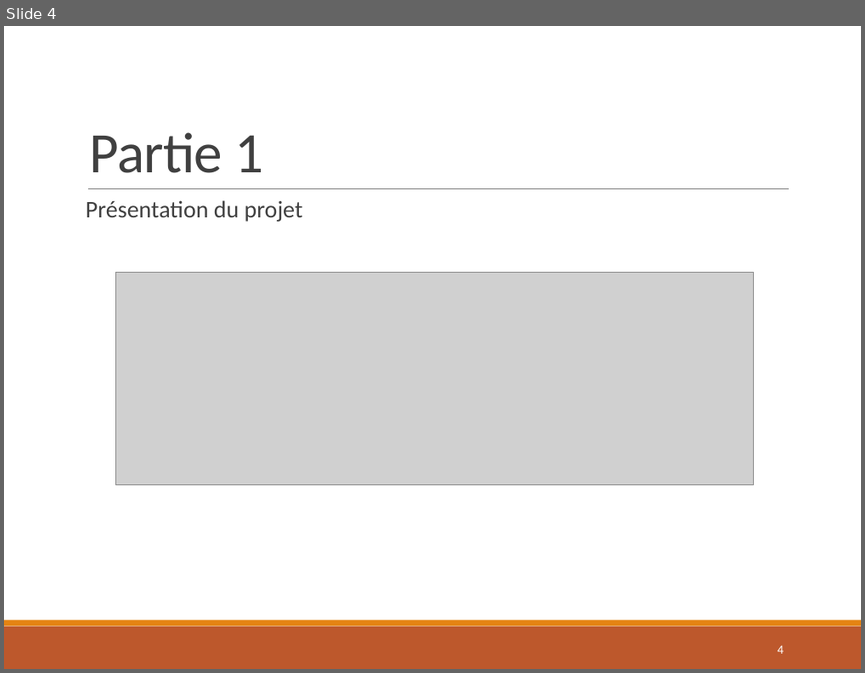
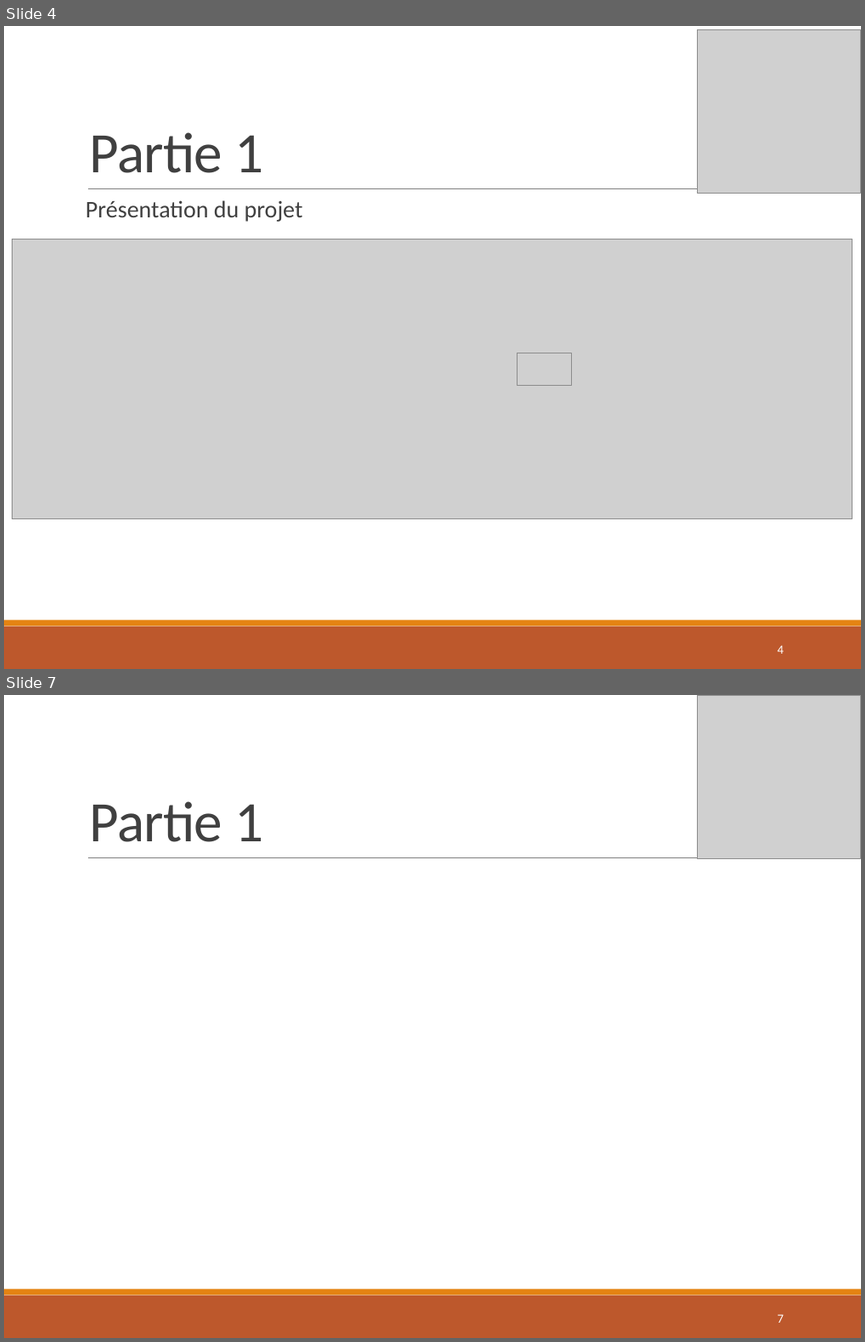
Before and after one commit to Colbert1/Projet_CrossLaPro, a slide deck: Ressources/Presentation_Projet_CrossLaPro_E3_Danel.pptx. Shown one above the other, each under a label of ours: slide 4 before the commit, slides 4 and 7 after it; the slides between them are not shown. The pictures are 865x673 and 865x1342 pixels, drawn with LibreOffice and Linux fonts; fonts in the diff are those of the drawing; grey boxes stand for pictures; background and template pictures are left out. Boxes give left, top, right and bottom in pixels: in the first picture for what was removed or moved away, otherwise in the second. Text is boxed around its words. In the diff, an @@ line names an element or a change of style, - is before the commit and + after.

```diff
--- a/Ressources/Presentation_Projet_CrossLaPro_E3_Danel.pptx
+++ b/Ressources/Presentation_Projet_CrossLaPro_E3_Danel.pptx
@@ slide 7 added at (4, 695, 861, 1338), background picture (left out); not listed: 3 template elements that a slide beside it also shows @@
@@ picture added at (697, 695, 861, 859) @@
@@ title added at (90, 801, 263, 842), 48 pt, text #404040 @@
+Partie 1
@@ page number added at (778, 1314, 783, 1322), 10.5 pt, text #FFFFFF @@
+7
@@ slide 4 changed as well @@
@@ picture added at (697, 29, 861, 193) @@
@@ picture: place and size @@
-picture at (116, 272, 754, 484)
+picture at (12, 238, 852, 519)
@@ picture added at (517, 352, 572, 386) @@
```
Also in this commit, not shown: 12 other slides changed, 11 other slides added, 1 slide removed, 10 other files.
